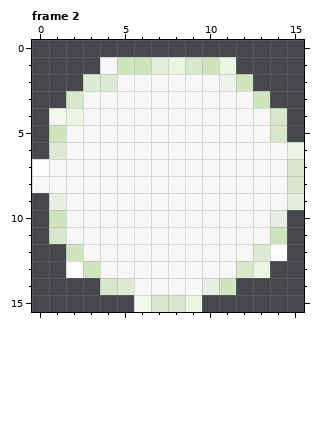
Edited in one commit: animated GIF sprite (jp/admin/images/icons/signal_blue.gif). Above, as it was before the edit.
The file is 16x16 pixels, 4 frames. Colours within 5 levels of each other are drawn and written as one. Shown: frame 2. The commit also changed other frames, which this record leaves out.
The result:
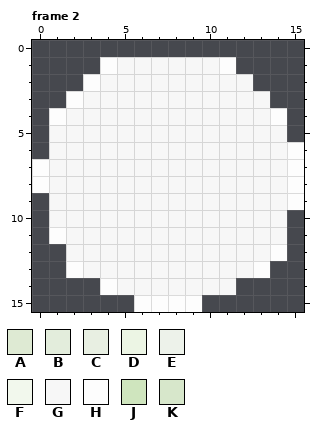
Palette (. is transparent): A #deead3  B #e3eddc  C #e8efe2  D #ecf5e4  E #edf2ea  F #f2f8ed  G #f7f7f7  H #fdfdfd  J #cfe5be  K #d7e7cb
Edits made:
Frame 2:
Colour A gives way to colour G in row 2 at x 4; in row 6 at x 1; in row 12 at x 13; in row 14 at x 5.
Colour B gives way to colour G in row 1 at x 7.
Colour C gives way to colour G in row 9 at x 1; in row 10 at x 14; in row 14 at x 10.
Colour D gives way to colour G in row 1 at x 8; in row 4 at x 2.
Colour E gives way to colour G in row 2 at x 11.
Colour J gives way to colour G in row 1 at x 5 to 6 and 10; in row 2 at x 12; in row 3 at x 13; in row 5 at x 1; in row 10 at x 1; in row 11 at x 14.
Colour J gives way to colour G in row 12 at x 2; in row 13 at x 3; in row 14 at x 11.
Colour K gives way to colour G in row 1 at x 9; in row 5 at x 14; in row 13 at x 12.
Colour A gives way to colour H in row 2 at x 3.
Colour B gives way to colour H in row 9 at x 15.
Colour D gives way to colour H in row 1 at x 11; in row 6 at x 15; in row 13 at x 13; in row 15 at x 9.
Colour F gives way to colour H in row 4 at x 1; in row 15 at x 6.
Colour G gives way to colour H in row 1 at x 4; in row 8 at x 0.
Colour K gives way to colour H in row 3 at x 2; in row 4 at x 14; in rows 7 to 8 at x 15; in row 11 at x 1; in row 14 at x 4; in row 15 at x 7 to 8.
